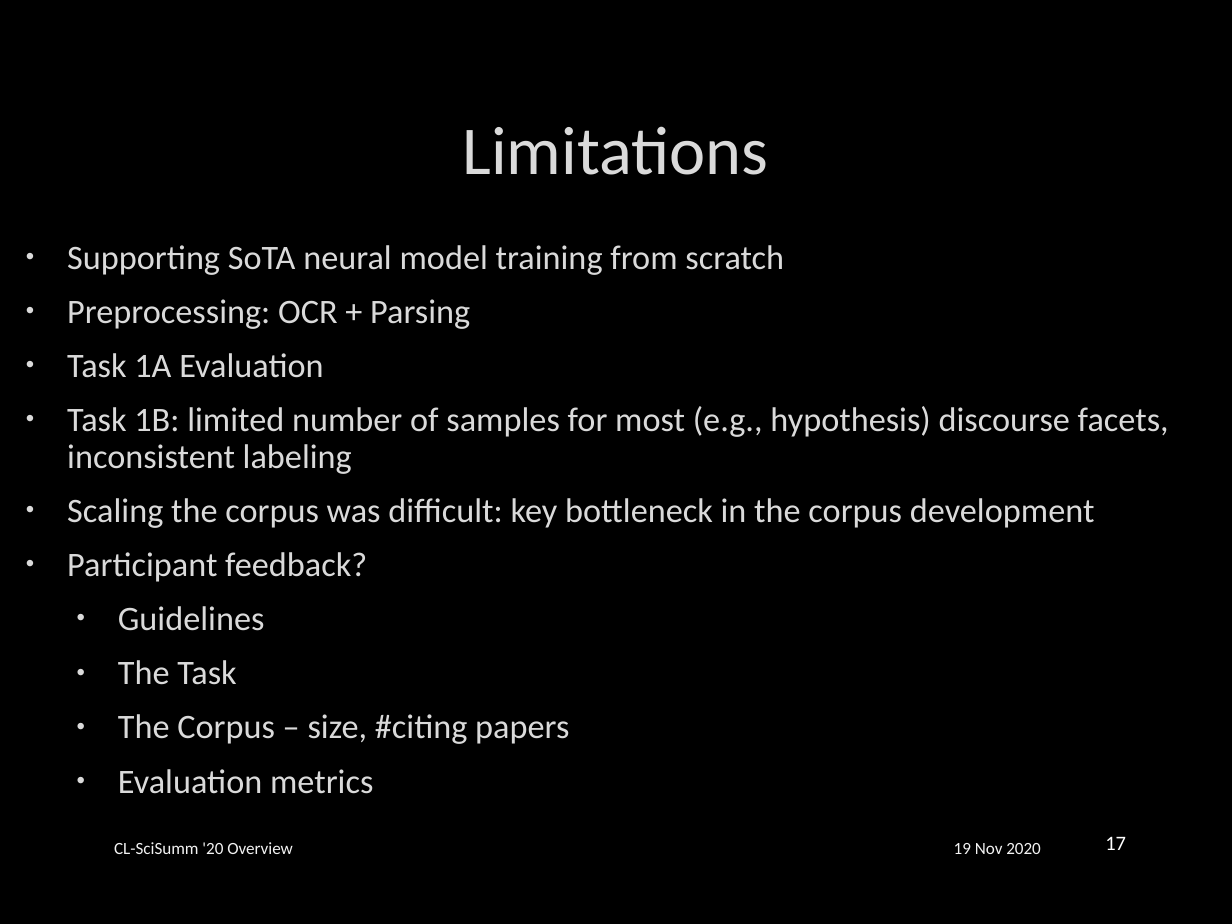
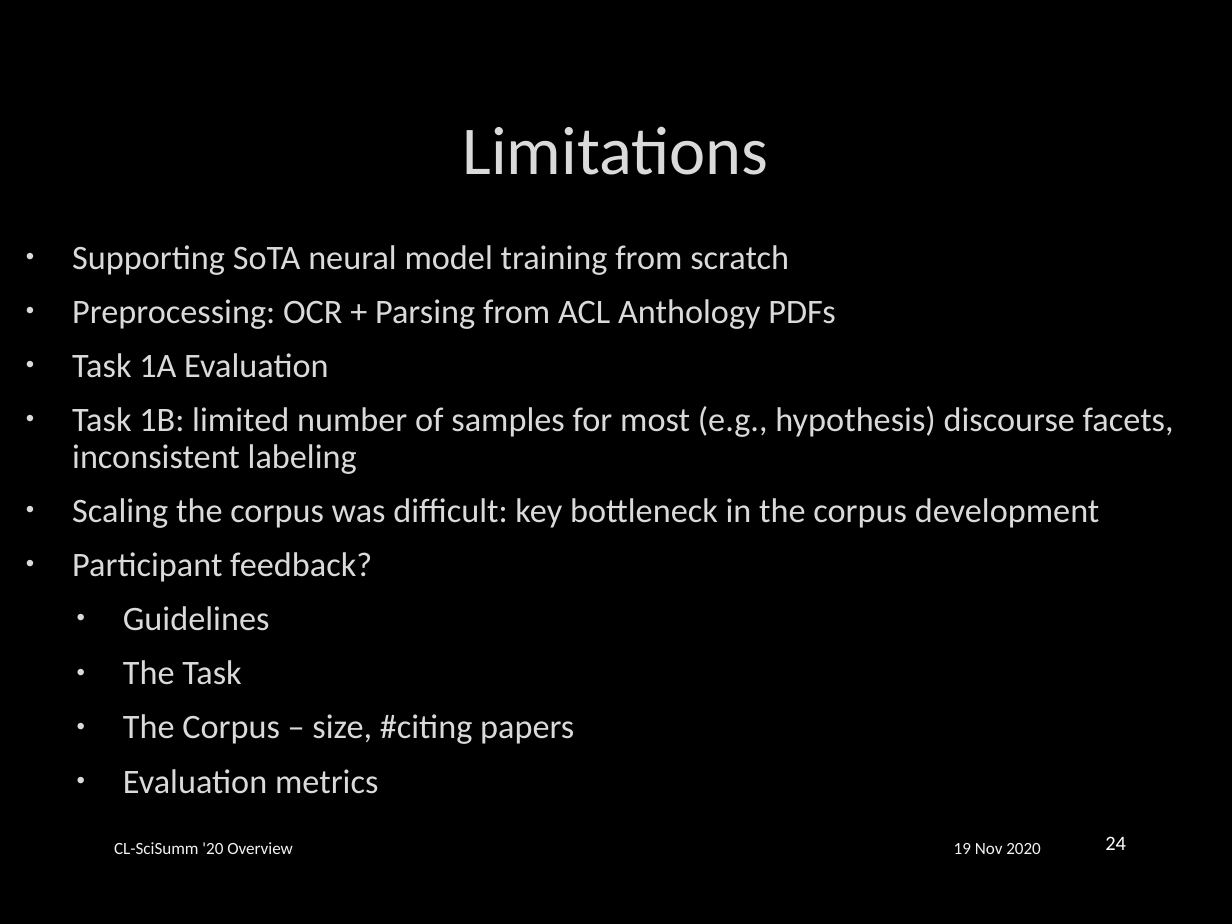
Before and after one commit to WING-NUS/scisumm-corpus, a slide deck: slide 24 of publications/CL-SciSumm2020/CL-SciSumm2020_slidedeck.pptx (slide 17 before the commit). Drawn at 1232x924 pixels with LibreOffice and Linux fonts; fonts in the diff are those of the drawing; background and template pictures are left out. Boxes give left, top, right and bottom in pixels: in the first picture for what was removed or moved away, otherwise in the second. Text is boxed around its words. In the diff, an @@ line names an element or a change of style, - is before the commit and + after.

```diff
--- a/publications/CL-SciSumm2020/CL-SciSumm2020_slidedeck.pptx
+++ b/publications/CL-SciSumm2020/CL-SciSumm2020_slidedeck.pptx
@@ text at (x1=72, y1=245, x2=1174, y2=794): indent changed @@
@@ text at (x1=72, y1=299, x2=835, y2=329): text changed @@
-• Preprocessing: OCR + Parsing
+• Preprocessing: OCR + Parsing from ACL Anthology PDFs
@@ page number at (x1=1105, y1=836, x2=1126, y2=850): text changed @@
-17
+24
```
Also in this commit, not shown: 16 other slides changed, 6 slides added.
